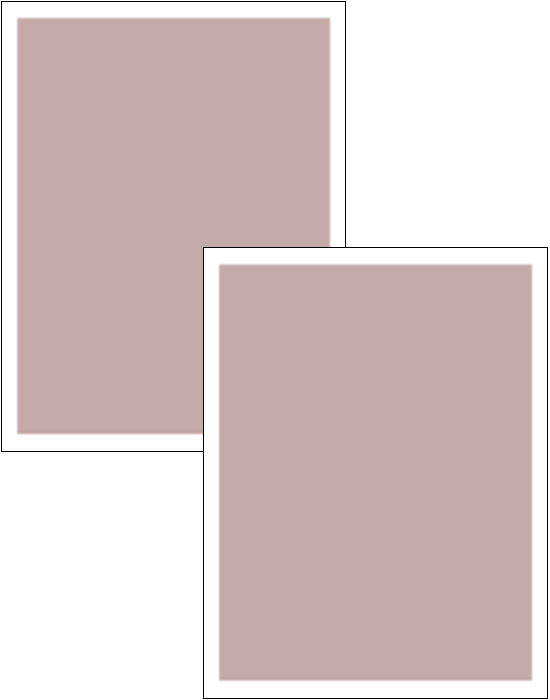
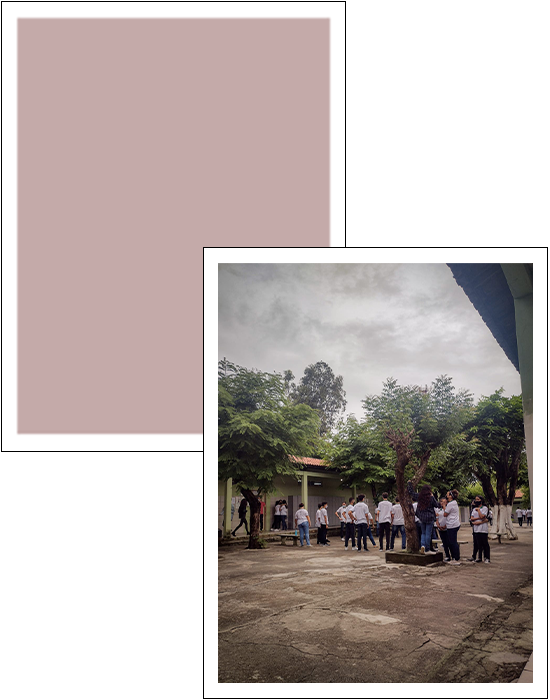
Comparing the layer stacks of the two 550 × 700 images. Changes:
removed layer "Camada 1 copiar 2" over left=218, top=263, right=534, bottom=683
added layer "440d5502-32ac-47fa-93f5-b93803af3b6a" above "Retângulo 1 copiar 2" over left=218, top=263, right=533, bottom=683
